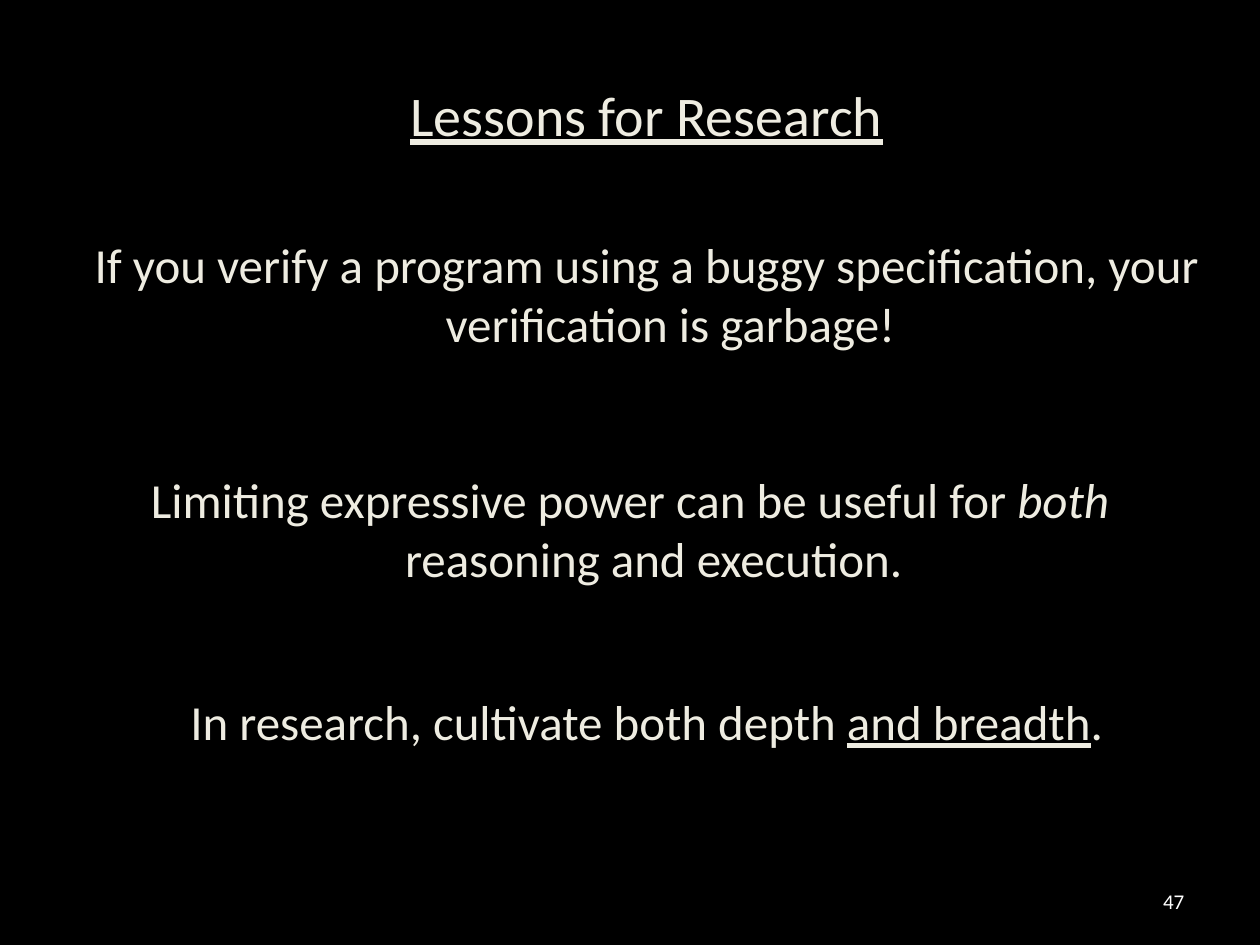
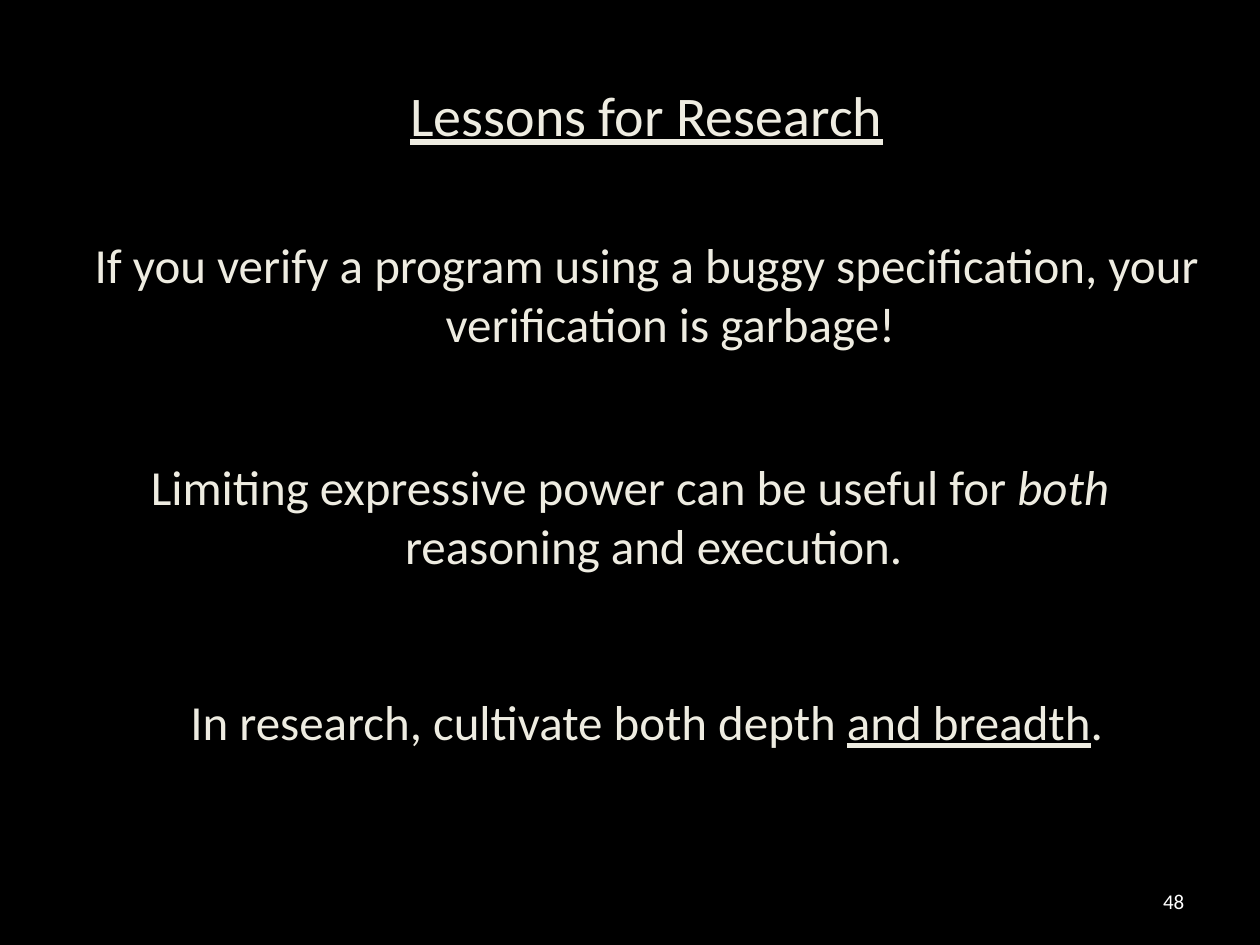
Before and after one commit to tnelson/school25, a slide deck: slide 48 of flowlog.pptx (slide 47 before the commit). Drawn at 1260x945 pixels with LibreOffice and Linux fonts; fonts in the diff are those of the drawing. Boxes give left, top, right and bottom in pixels: in the first picture for what was removed or moved away, otherwise in the second. Text is boxed around its words. In the diff, an @@ line names an element or a change of style, - is before the commit and + after.

```diff
--- a/flowlog.pptx
+++ b/flowlog.pptx
@@ text "Limiting expressive power can be ...": place and size @@
-text "Limiting expressive power can be ..." at bbox=[151, 484, 1109, 586]
+text "Limiting expressive power can be ..." at bbox=[151, 471, 1109, 573]
@@ page number at bbox=[1163, 894, 1184, 909]: text changed @@
-47
+48
```
Also in this commit, not shown: 2 other slides changed, 1 slide added, 8 other files.
